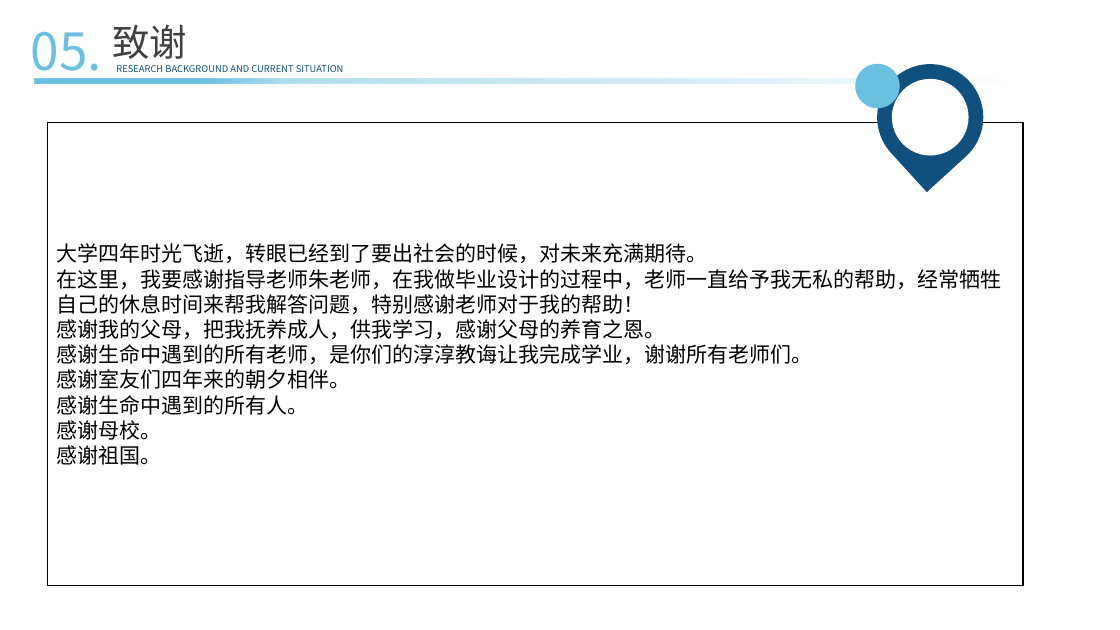
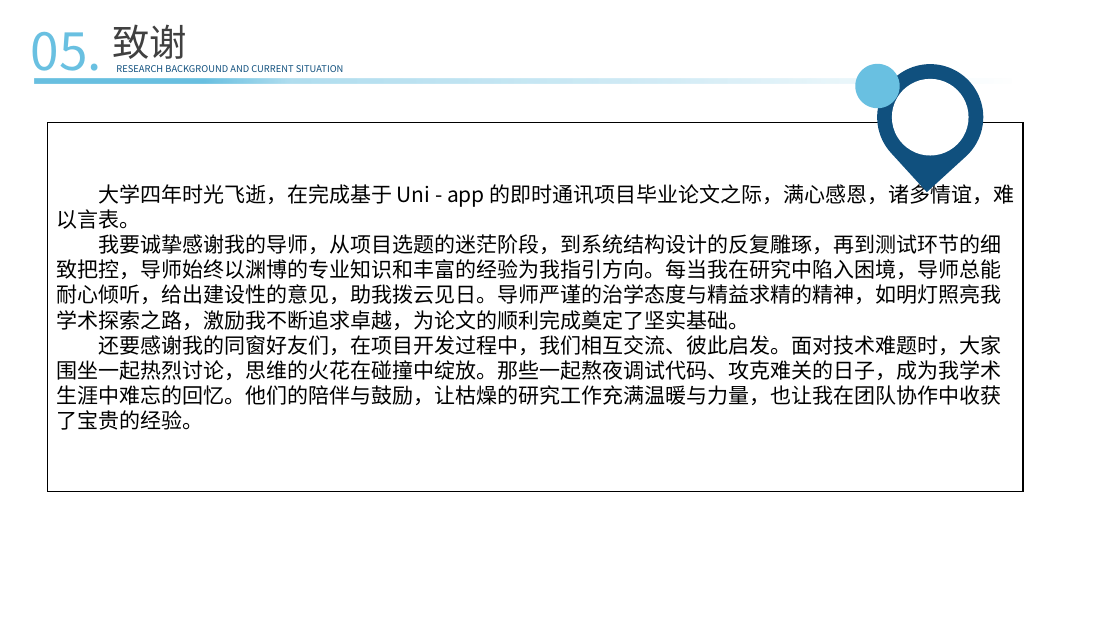
Before and after one commit to ConsoleLZ/chat-app, a slide deck: slide 32 of 毕业论文/毕业答辩(系统开发）.pptx (slide 33 before the commit). Drawn at 1120x630 pixels with LibreOffice and Linux fonts; fonts in the diff are those of the drawing. Boxes give left, top, right and bottom in pixels: in the first picture for what was removed or moved away, otherwise in the second. Text is boxed around its words. In the diff, an @@ line names an element or a change of style, - is before the commit and + after.

Commit message:
fix

```diff
--- a/毕业论文/毕业答辩(系统开发）.pptx
+++ b/毕业论文/毕业答辩(系统开发）.pptx
@@ rectangle "大学四年时光飞逝，在完成基于 Uni - app 的即时通讯项目毕业论文之际，满心感恩，诸多情谊，难以言表。": place and size @@
-rectangle "大学四年时光飞逝，在完成基于 Uni - app 的即时通讯项目毕业论文之际，满心感恩，诸多情谊，难以言表。" at [48, 123, 1023, 586]
+rectangle "大学四年时光飞逝，在完成基于 Uni - app 的即时通讯项目毕业论文之际，满心感恩，诸多情谊，难以言表。" at [48, 123, 1023, 492]
@@ text in rectangle at [56, 181, 1015, 430]: text changed @@
-大学四年时光飞逝，转眼已经到了要出社会的时候，对未来充满期待。
-在这里，我要感谢指导老师朱老师，在我做毕业设计的过程中，老师一直给予我无私的帮助，经常牺牲自己的休息时间来帮我解答问题，特别感谢老师对于我的帮助！
-感谢我的父母，把我抚养成人，供我学习，感谢父母的养育之恩。
-感谢生命中遇到的所有老师，是你们的淳淳教诲让我完成学业，谢谢所有老师们。
-感谢室友们四年来的朝夕相伴。
-感谢生命中遇到的所有人。
-感谢母校。
-感谢祖国。
+大学四年时光飞逝，在完成基于 Uni - app 的即时通讯项目毕业论文之际，满心感恩，诸多情谊，难以言表。
+我要诚挚感谢我的导师，从项目选题的迷茫阶段，到系统结构设计的反复雕琢，再到测试环节的细致把控，导师始终以渊博的专业知识和丰富的经验为我指引方向。每当我在研究中陷入困境，导师总能耐心倾听，给出建设性的意见，助我拨云见日。导师严谨的治学态度与精益求精的精神，如明灯照亮我学术探索之路，激励我不断追求卓越，为论文的顺利完成奠定了坚实基础。
+还要感谢我的同窗好友们，在项目开发过程中，我们相互交流、彼此启发。面对技术难题时，大家围坐一起热烈讨论，思维的火花在碰撞中绽放。那些一起熬夜调试代码、攻克难关的日子，成为我学术生涯中难忘的回忆。他们的陪伴与鼓励，让枯燥的研究工作充满温暖与力量，也让我在团队协作中收获了宝贵的经验。
```
Also in this commit, not shown: 11 other slides changed, 1 slide added, 2 slides removed.
